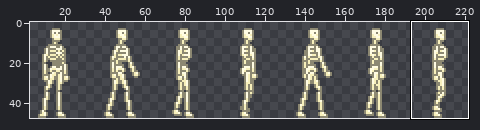
A pixel-art file gets an edit: assets/images/skeleton-walk.aseprite. The first picture is a wide view before the edit; the outline marks the close-up.
Close-up. Before:
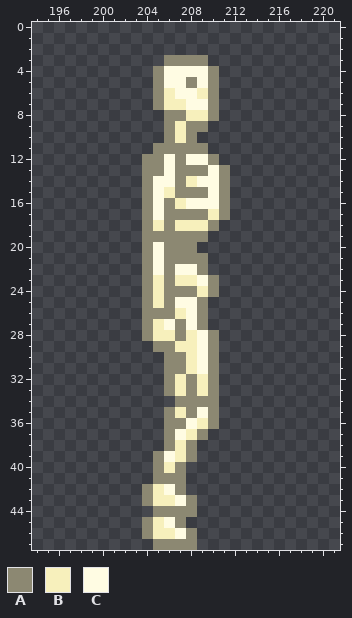
224x48 pixels, 1 frame. Shown: x 194..221, y 0..47. The wide view leaves out empty margins. The commit also changed other parts of the picture, which this record leaves out.
Palette (. is transparent): A #8c8872  B #f7f0bc  C #fffce3
Now the later version:
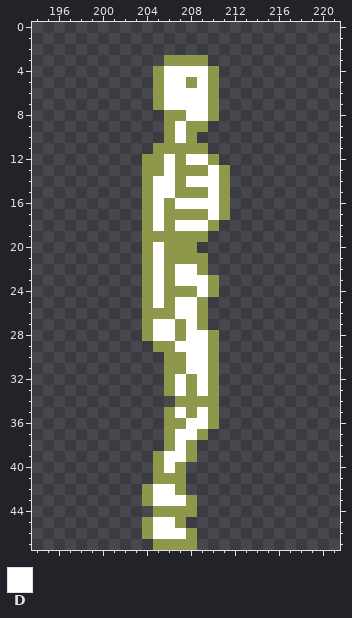
Colours new in this view: D #ffffff
Edits made:
colour A: #8c8872 -> #8f974a
y 4: x 206..209 CCCC -> DDDD
y 5: x 206..207 CC -> DD; x 209 C -> D
y 6: x 206..209 BCCB -> DDDD
y 7: x 206..209 BBCC -> DDDD
y 8: x 208..209 BB -> DD
y 9..10: x 207 B -> D
y 12: x 206 C -> D; x 208..209 CC -> DD
y 13: x 206 C -> D; x 210 C -> D
y 14: x 205..206 CC -> DD; x 208..210 BCC -> DDD
y 15: x 205..206 CB -> DD; x 210 C -> D
y 16: x 205 C -> D; x 207..210 BCCC -> DDDD
y 17: x 205 C -> D; x 210 B -> D
y 18: x 205 B -> D; x 207..209 BBB -> DDD
y 20..21: x 205 C -> D
y 22: x 205 C -> D; x 207..208 CC -> DD
y 23: x 205 B -> D; x 207..209 BBC -> DDD
y 24: x 205 B -> D; x 209 B -> D
y 25: x 205 B -> D; x 207..208 CC -> DD
y 26: x 207..208 BC -> DD
y 27: x 205..206 BC -> DD; x 208 C -> D
y 28: x 205..206 BB -> DD; x 208..209 BC -> DD
y 29: x 207..209 BBC -> DDD
y 30..31: x 208..209 BC -> DD
y 32..33: x 207 B -> D; x 209 B -> D
y 35: x 207 B -> D; x 209 C -> D
y 36: x 208..209 CB -> DD
y 37: x 207..208 CB -> DD
y 38: x 207 B -> D
y 39: x 206..207 CB -> DD
y 40: x 206 B -> D
y 42: x 205..206 BC -> DD
y 43: x 205..207 BBC -> DDD
y 45: x 205..206 BC -> DD
y 46: x 205..207 BBC -> DDD
Changed places in both close-ups, as pixel boxes (x1, y1, x2, y2):
changed: (142, 55, 230, 550)
